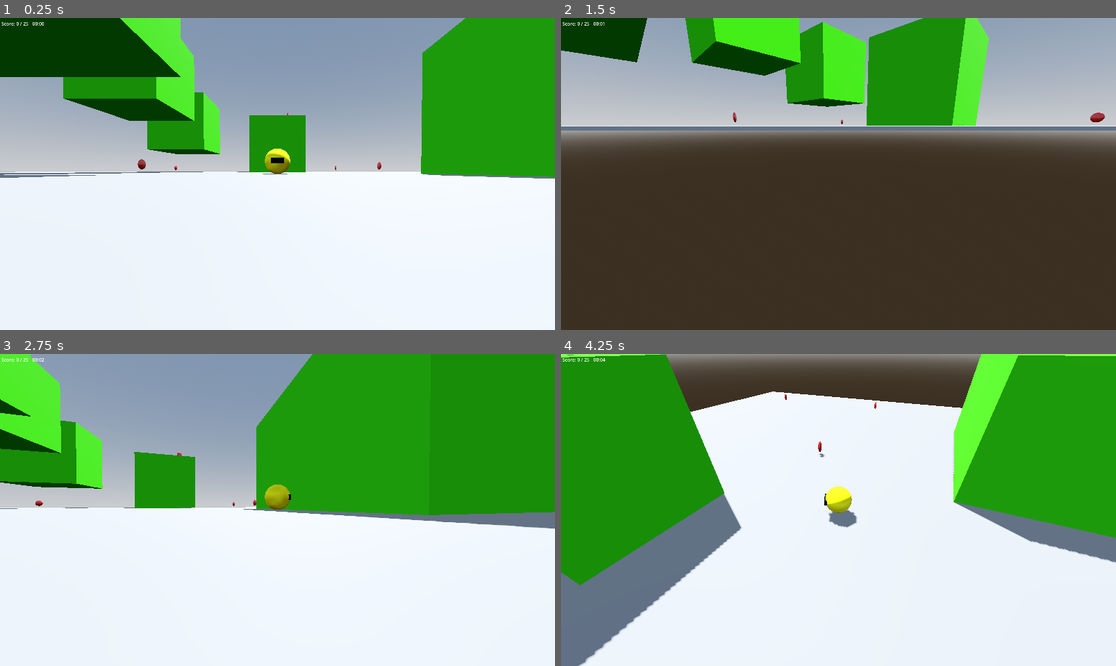
Above: before the commit, frames 1-4 (two rows, left to right).
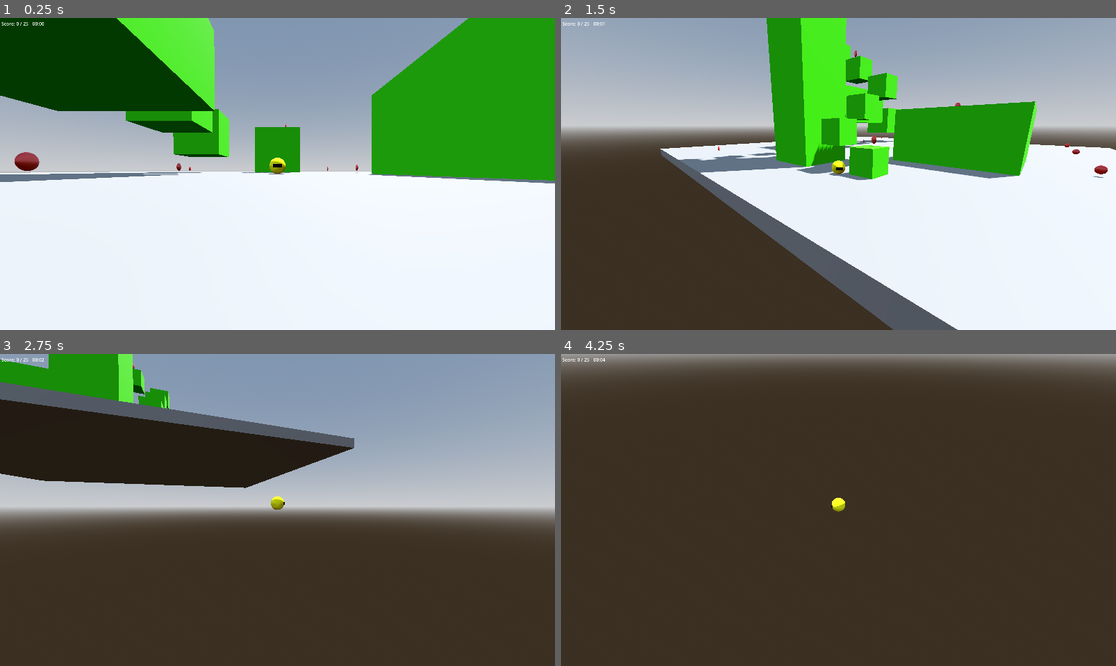
Above: after the commit, the same moments.

Repository: cliff-lilly-jean/pacman-stealth-game
Game: Godot game, scene res://scenes/world/world.tscn
Two runs of this game, one before a commit and one after it. Both use one fixed random seed, a clock stepped at 60 frames per second and the inputs below.
Inputs (mouse positions are in pixels of both pictures, inside the frame that each line leads up to):
- Up to frame 1 (0.25 s): no input
- Up to frame 2 (1.5 s): move the mouse to (960, 158) at 0.52 s; hold D (move_right) 0.53-1.28 s; hold Ctrl (sprint) 0.53-1.28 s; tap Shift (dash) at 0.6 s; tap Space (jump) at 0.77, 1.07 s; move the mouse to (727, 189) at 1.27 s; hold S (move_backward) from 1.28 s (still down); tap Ctrl (sprint) at 1.35 s
- Up to frame 3 (2.75 s): tap Space (jump) at 1.52, 1.55, 1.82, 2.1 s; move the mouse to (333, 441) at 2.02 s; release S (move_backward) at 2.03 s; hold D (move_right) from 2.03 s (still down); tap Shift (dash) at 2.3 s
- Up to frame 4 (4.25 s): move the mouse to (810, 572) at 2.77 s; release D (move_right) at 2.78 s; hold W (move_forward) 2.78-3.53 s; tap Shift (dash) at 2.85 s; tap Space (jump) at 3.02, 3.32, 3.77, 3.8, 4.07 s; tap Ctrl (sprint) at 3.05 s; move the mouse to (1005, 556) at 3.52 s; hold A (move_left) from 3.53 s (still down); hold Ctrl (sprint) from 3.53 s (still down)

The runs differ from the first frame. In frame 1, 11% of the frame differs, in the area x 0-100%, y 0-54%; in frame 2, 56%; in frame 3, 92%, in the area x 0-100%, y 0-100%; in frame 4, 92%.

Commit message:
added layers for the player, pellets, ground, and structures to help with the camera gltichiness

Diff:
--- a/project.godot
+++ b/project.godot
@@ -96,6 +96,12 @@
 ]
 }
 
+[layer_names]
+
+3d_physics/layer_1="Player"
+3d_physics/layer_2="World"
+3d_physics/layer_3="Collectables"
+
 [physics]
 
 3d/physics_engine="Jolt Physics"
--- a/scenes/camera_controller/camera_controller.gd
+++ b/scenes/camera_controller/camera_controller.gd
@@ -14,8 +14,9 @@
 func _ready() -> void:
 	spring_length = length
 
-func _process(delta: float) -> void:
+func _physics_process(delta: float) -> void:
 	joystick_rotation(delta)
+
 
 func _input(event: InputEvent) -> void:
 	if event is InputEventMouseMotion:
--- a/scenes/camera_controller/camera_controller.tscn
+++ b/scenes/camera_controller/camera_controller.tscn
@@ -2,13 +2,13 @@
 
 [ext_resource type="Script" uid="uid://cul7xgqd0d0ey" path="res://scenes/camera_controller/camera_controller.gd" id="1_7mrbv"]
 
-[sub_resource type="SphereShape3D" id="SphereShape3D_8afob"]
+[sub_resource type="SphereShape3D" id="SphereShape3D_7mrbv"]
 
 [node name="CameraController" type="SpringArm3D" unique_id=1568162990]
-shape = SubResource("SphereShape3D_8afob")
+collision_mask = 6
+shape = SubResource("SphereShape3D_7mrbv")
 script = ExtResource("1_7mrbv")
 mouse_sensitivity = 0.01
 joystick_sensitivity = 2.0
-length = 8.0
 
 [node name="Camera3D" type="Camera3D" parent="." unique_id=952556326]
--- a/scenes/collectables/pellets/pellet.tscn
+++ b/scenes/collectables/pellets/pellet.tscn
@@ -16,6 +16,8 @@
 [sub_resource type="SphereShape3D" id="SphereShape3D_7capw"]
 
 [node name="Pellet" type="Area3D" unique_id=1459063820]
+collision_layer = 4
+collision_mask = 3
 script = ExtResource("1_vmixq")
 
 [node name="MeshInstance3D" type="MeshInstance3D" parent="." unique_id=1386647666]
--- a/scenes/entities/player/player.gd
+++ b/scenes/entities/player/player.gd
@@ -18,13 +18,13 @@
 @export var fall_gravity: float
 
 var input_direction: Vector2
+var desired_velocity: Vector3
 
 @onready var stamina_component: StaminaComponent = $StaminaComponent
 
-func _process(delta: float) -> void:
+func _physics_process(delta: float) -> void:
 	input_direction = Input.get_vector("move_left","move_right","move_forward","move_backward")
 
-func _physics_process(delta: float) -> void:
 	move(input_direction, delta)
 	sprint(input_direction, delta)
 	dash(input_direction, delta)
@@ -33,20 +33,23 @@
 	move_and_slide()
 
 func apply_gravity(delta: float) -> void:
-	var gravity: float = jump_gravity if velocity.y > 0.0 else fall_gravity
-	velocity.y -= gravity * delta
+	if not is_on_floor():
+		var gravity: float = jump_gravity if velocity.y > 0.0 else fall_gravity
+		velocity.y -= gravity * delta
+	elif velocity.y < 0.0:
+		velocity.y = 0.0
 
 func move(input: Vector2, delta: float) -> void:
 	var direction: Vector3 = Vector3(input.x, 0, input.y).normalized()
-	var desired_velocity = transform.basis * direction * move_speed
+	var move_velocity: Vector3  = get_desired_velocity(direction, move_speed)
 
 	if input.length() > 0.1:
-		var target_angle: float = atan2(desired_velocity.x, desired_velocity.z)
+		var target_angle: float = atan2(move_velocity.x, move_velocity.z)
 		mesh.global_rotation.y = lerp_angle(mesh.global_rotation.y, target_angle, 10 * delta)
 
 	if input.length() >= 0.1:
-		velocity.x = move_toward(velocity.x, desired_velocity.x,  acceleration * delta)
-		velocity.z = move_toward(velocity.z, desired_velocity.z, acceleration * delta)
+		velocity.x = move_toward(velocity.x, move_velocity.x,  acceleration * delta)
+		velocity.z = move_toward(velocity.z, move_velocity.z, acceleration * delta)
 	else:
 		velocity.x = move_toward(velocity.x, 0, acceleration * delta)
 		velocity.z = move_toward(velocity.z, 0, acceleration * delta)
@@ -61,15 +64,20 @@
 func sprint(input: Vector2, delta: float) -> void:
 	if Input.is_action_pressed("sprint"):
 
-		var sprint_direction: Vector3 = Vector3(input.x, 0, input.y)
+		var sprint_direction: Vector3 = Vector3(input.x, 0, input.y).normalized()
+		var sprint_velocity: Vector3 = get_desired_velocity(sprint_direction, sprint_speed)
 
-		velocity.x = move_toward(velocity.x, sprint_direction.x * sprint_speed,  sprint_acceleration * delta)
-		velocity.z = move_toward(velocity.z, sprint_direction.z * sprint_speed, sprint_acceleration * delta)
+		velocity.x = move_toward(velocity.x, sprint_velocity.x,  sprint_acceleration * delta)
+		velocity.z = move_toward(velocity.z, sprint_velocity.z , sprint_acceleration * delta)
 
 func dash(input: Vector2, delta: float) -> void:
 	if Input.is_action_just_pressed("dash"):
 
 		var dash_direction: Vector3 = Vector3(input.x, 0, input.y)
+		var dash_velocity: Vector3 = get_desired_velocity(dash_direction, dash_speed)
 
-		velocity.x = move_toward(velocity.x, dash_direction.x * dash_speed, dash_acceleration)
-		velocity.z = move_toward(velocity.z, dash_direction.z * dash_speed, dash_acceleration)
+		velocity.x = move_toward(velocity.x, dash_velocity.x, dash_acceleration * delta)
+		velocity.z = move_toward(velocity.z, dash_velocity.z, dash_acceleration * delta)
+
+func get_desired_velocity(direction: Vector3, speed: float) -> Vector3:
+	return transform.basis * direction * speed
--- a/scenes/entities/player/player.tscn
+++ b/scenes/entities/player/player.tscn
@@ -19,16 +19,17 @@
 albedo_color = Color(0, 0, 0, 1)
 
 [node name="Player" type="CharacterBody3D" unique_id=573448500 node_paths=PackedStringArray("mesh")]
+collision_mask = 6
 script = ExtResource("1_8afob")
 move_speed = 5.0
 acceleration = 25.0
-sprint_speed = 15.0
-sprint_acceleration = 20.0
-dash_speed = 30.0
-dash_acceleration = 15.0
-jump_force = 25.0
-jump_gravity = 40.0
-fall_gravity = 65.0
+sprint_speed = 30.0
+sprint_acceleration = 35.0
+dash_speed = 100.0
+dash_acceleration = 800.0
+jump_force = 40.0
+jump_gravity = 80.0
+fall_gravity = 140.0
 mesh = NodePath("MeshInstance3D")
 
 [node name="CollisionShape3D" type="CollisionShape3D" parent="." unique_id=1748136380]
@@ -47,6 +48,7 @@
 
 [node name="CameraController" parent="." unique_id=1568162990 node_paths=PackedStringArray("entity") instance=ExtResource("2_5gtgg")]
 mouse_sensitivity = 0.002
+length = 15.0
 entity = NodePath("..")
 
 [node name="StaminaComponent" type="Node3D" parent="." unique_id=719859266]
--- a/scenes/world/world.tscn
+++ b/scenes/world/world.tscn
@@ -40,6 +40,7 @@
 shadow_enabled = true
 
 [node name="Ground" type="StaticBody3D" parent="." unique_id=1135022882]
+collision_layer = 6
 
 [node name="CollisionShape3D" type="CollisionShape3D" parent="Ground" unique_id=408754311]
 shape = SubResource("BoxShape3D_4rhad")
@@ -136,90 +137,105 @@
 [node name="CSGBox3D" type="CSGBox3D" parent="Structures" unique_id=1554184099]
 transform = Transform3D(1, 0, 0, 0, 1, 0, 0, 0, 1, 0, 10.5, 15.506893)
 use_collision = true
+collision_layer = 2
 size = Vector3(5, 20, 5)
 material = SubResource("StandardMaterial3D_7capw")
 
 [node name="CSGBox3D2" type="CSGBox3D" parent="Structures" unique_id=469941719]
 transform = Transform3D(1, 0, 0, 0, 1, 0, 0, 0, 1, 0, 3, -12.493107)
 use_collision = true
+collision_layer = 2
 size = Vector3(5, 5, 5)
 material = SubResource("StandardMaterial3D_7capw")
 
 [node name="CSGBox3D3" type="CSGBox3D" parent="Structures" unique_id=1557901978]
 transform = Transform3D(1, 0, 0, 0, 1, 0, 0, 0, 1, -9, 5, -12.493107)
 use_collision = true
+collision_layer = 2
 size = Vector3(5, 5, 5)
 material = SubResource("StandardMaterial3D_7capw")
 
 [node name="CSGBox3D4" type="CSGBox3D" parent="Structures" unique_id=185745414]
 transform = Transform3D(1, 0, 0, 0, 1, 0, 0, 0, 1, -9, 7, -5.493107)
 use_collision = true
+collision_layer = 2
 size = Vector3(5, 5, 5)
 material = SubResource("StandardMaterial3D_7capw")
 
 [node name="CSGBox3D5" type="CSGBox3D" parent="Structures" unique_id=1608435492]
 transform = Transform3D(1, 0, 0, 0, 1, 0, 0, 0, 1, -9, 7, 4.506893)
 use_collision = true
+collision_layer = 2
 size = Vector3(10, 5, 10)
 material = SubResource("StandardMaterial3D_7capw")
 
 [node name="CSGBox3D6" type="CSGBox3D" parent="Structures" unique_id=935037163]
 transform = Transform3D(1, 0, 0, 0, 1, 0, 0, 0, 1, 11, 2.9999995, 4.506893)
 use_collision = true
+collision_layer = 2
 size = Vector3(10, 5, 10)
 material = SubResource("StandardMaterial3D_7capw")
 
 [node name="CSGBox3D7" type="CSGBox3D" parent="Structures" unique_id=316163177]
 transform = Transform3D(1, 0, 0, 0, 1, 0, 0, 0, 1, 8, 1.5, 16.506893)
 use_collision = true
+collision_layer = 2
 size = Vector3(2, 2, 2)
 material = SubResource("StandardMaterial3D_7capw")
 
 [node name="CSGBox3D8" type="CSGBox3D" parent="Structures" unique_id=42083014]
 transform = Transform3D(1, 0, 0, 0, 1, 0, 0, 0, 1, 5, 3.5, 16.506893)
 use_collision = true
+collision_layer = 2
 size = Vector3(2, 2, 2)
 material = SubResource("StandardMaterial3D_7capw")
 
 [node name="CSGBox3D9" type="CSGBox3D" parent="Structures" unique_id=95834021]
 transform = Transform3D(1, 0, 0, 0, 1, 0, 0, 0, 1, 5, 5.5, 13.506893)
 use_collision = true
+collision_layer = 2
 size = Vector3(2, 2, 2)
 material = SubResource("StandardMaterial3D_7capw")
 
 [node name="CSGBox3D10" type="CSGBox3D" parent="Structures" unique_id=1063052697]
 transform = Transform3D(1, 0, 0, 0, 1, 0, 0, 0, 1, 5, 7.5, 10.506893)
 use_collision = true
+collision_layer = 2
 size = Vector3(2, 2, 2)
 material = SubResource("StandardMaterial3D_7capw")
 
 [node name="CSGBox3D11" type="CSGBox3D" parent="Structures" unique_id=70050743]
 transform = Transform3D(1, 0, 0, 0, 1, 0, 0, 0, 1, 2, 9.5, 10.506893)
 use_collision = true
+collision_layer = 2
 size = Vector3(2, 2, 2)
 material = SubResource("StandardMaterial3D_7capw")
 
 [node name="CSGBox3D12" type="CSGBox3D" parent="Structures" unique_id=1365720337]
 transform = Transform3D(1, 0, 0, 0, 1, 0, 0, 0, 1, -1, 11.5, 10.506893)
 use_collision = true
+collision_layer = 2
 size = Vector3(2, 2, 2)
 material = SubResource("StandardMaterial3D_7capw")
 
 [node name="CSGBox3D13" type="CSGBox3D" parent="Structures" unique_id=1100789308]
 transform = Transform3D(1, 0, 0, 0, 1, 0, 0, 0, 1, -4, 13.5, 10.506893)
 use_collision = true
+collision_layer = 2
 size = Vector3(2, 2, 2)
 material = SubResource("StandardMaterial3D_7capw")
 
 [node name="CSGBox3D14" type="CSGBox3D" parent="Structures" unique_id=945561744]
 transform = Transform3D(1, 0, 0, 0, 1, 0, 0, 0, 1, -4, 15.5, 13.506893)
 use_collision = true
+collision_layer = 2
 size = Vector3(2, 2, 2)
 material = SubResource("StandardMaterial3D_7capw")
 
 [node name="CSGBox3D15" type="CSGBox3D" parent="Structures" unique_id=556001340]
 transform = Transform3D(1, 0, 0, 0, 1, 0, 0, 0, 1, -4, 17.5, 16.506893)
 use_collision = true
+collision_layer = 2
 size = Vector3(2, 2, 2)
 material = SubResource("StandardMaterial3D_7capw")
 
